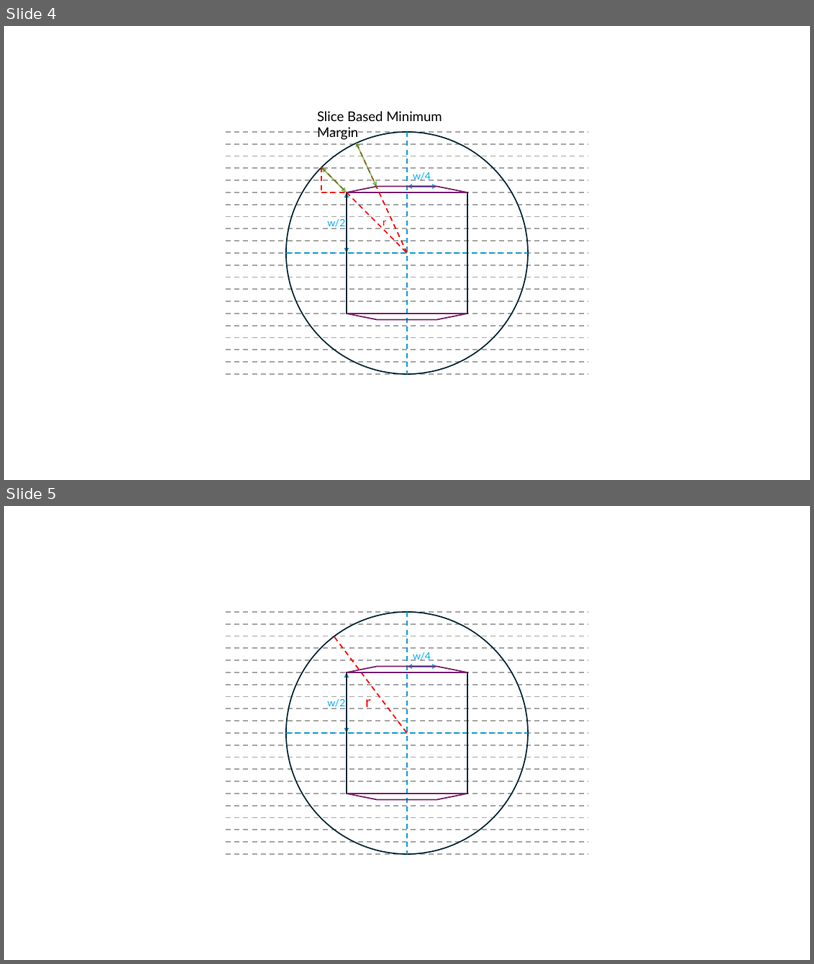
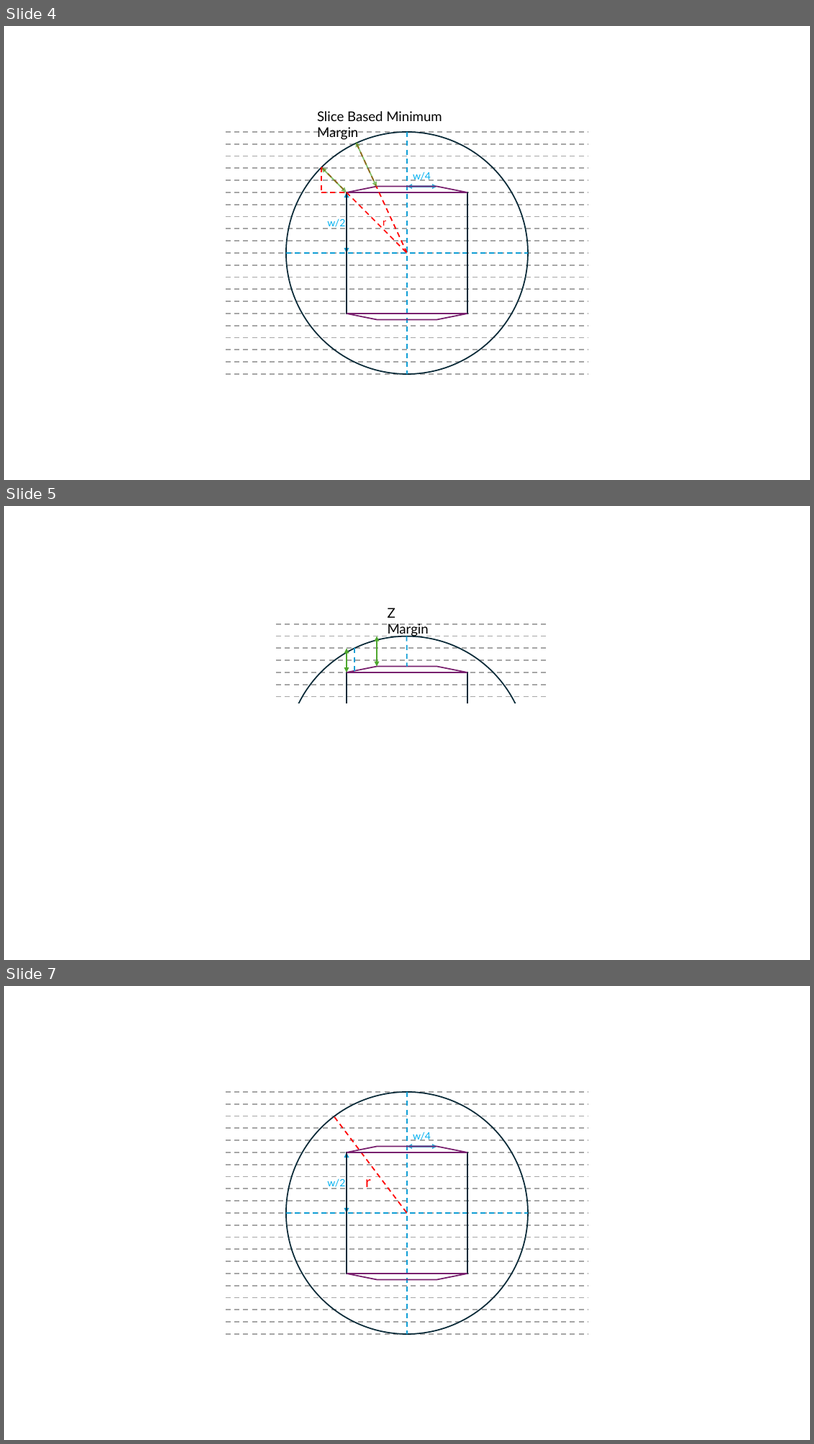
Before and after one commit to GregSal/StructureRelations, a slide deck: src/Images/Box_in_Circle/Box_in_Circle.pptx. Shown one above the other, each under a label of ours: slides 4 and 5 before the commit, slides 4, 5 and 7 after it; the slides between them are not shown. The pictures are 814x964 and 814x1444 pixels, drawn with LibreOffice and Linux fonts; fonts in the diff are those of the drawing. Boxes give left, top, right and bottom in pixels: in the first picture for what was removed or moved away, otherwise in the second. Text is boxed around its words. In the diff, an @@ line names an element or a change of style, - is before the commit and + after.

```diff
--- a/src/Images/Box_in_Circle/Box_in_Circle.pptx
+++ b/src/Images/Box_in_Circle/Box_in_Circle.pptx
@@ slide 5 added at (x1=4, y1=506, x2=810, y2=960), background #FFFFFF @@
@@ text added at (x1=388, y1=608, x2=429, y2=636), 16 pt, text #000000 @@
+Z Margin
@@ line added from (276, 624) to (548, 624), #A6A6A6 1.5 pt dashed @@
@@ line added from (276, 636) to (548, 636), #A6A6A6 1.5 pt dashed @@
@@ line added from (276, 648) to (548, 648), #A6A6A6 1.5 pt dashed @@
@@ ellipse added at (x1=286, y1=636, x2=528, y2=878), outline #092A39 1.5 pt @@
@@ double arrow added from (347, 648) to (347, 672), #4EA72E 1.5 pt @@
@@ line added from (355, 648) to (355, 672), #0F9ED5 1.5 pt dashed @@
@@ double arrow added from (377, 636) to (377, 667), #4EA72E 1.5 pt @@
@@ line added from (407, 636) to (407, 667), #0F9ED5 1.5 pt dashed @@
@@ line added from (276, 660) to (548, 660), #A6A6A6 1.5 pt dashed @@
@@ line added from (276, 672) to (548, 672), #A6A6A6 1.5 pt dashed @@
@@ rectangle added at (x1=347, y1=672, x2=468, y2=708), outline #092A39 1.5 pt @@
@@ trapezoid added at (x1=347, y1=667, x2=468, y2=672), outline #78206E 1.5 pt @@
@@ line added from (276, 685) to (548, 685), #A6A6A6 1.5 pt dashed @@
@@ line added from (276, 697) to (548, 697), #A6A6A6 1.5 pt dashed @@
@@ rectangle added at (x1=276, y1=704, x2=539, y2=884), fill #FFFFFF, outline #FFFFFF 1.5 pt @@
@@ what was slide 5 is now slide 7 @@
```
Also in this commit, not shown: 1 other slide added, 3 other files.
